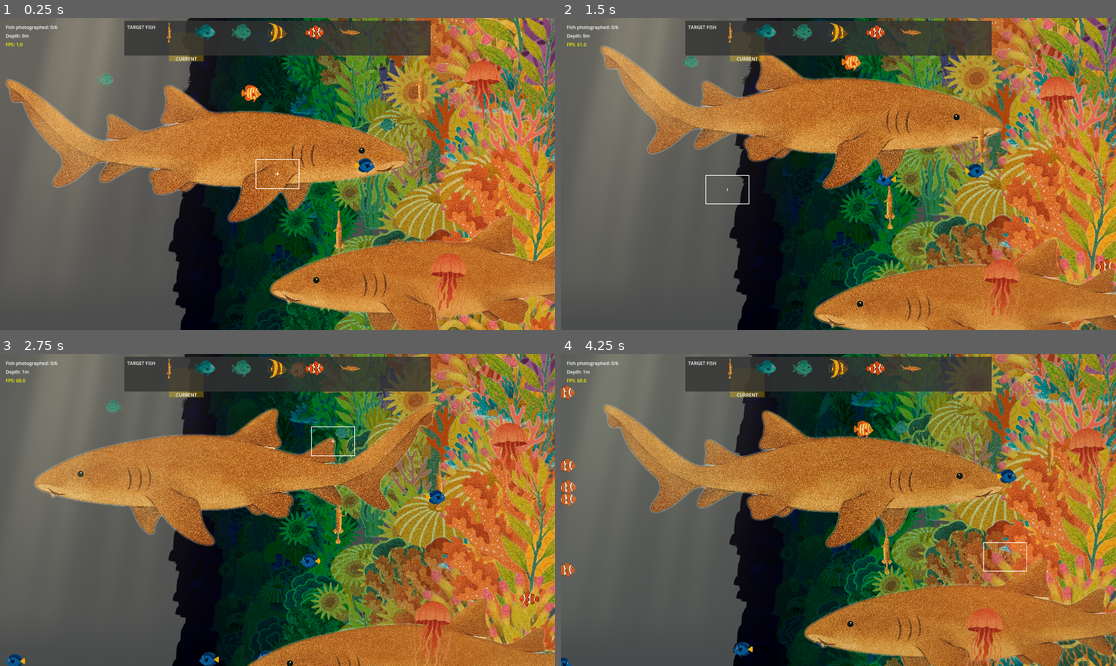
Above: before the commit, frames 1-4 (two rows, left to right).
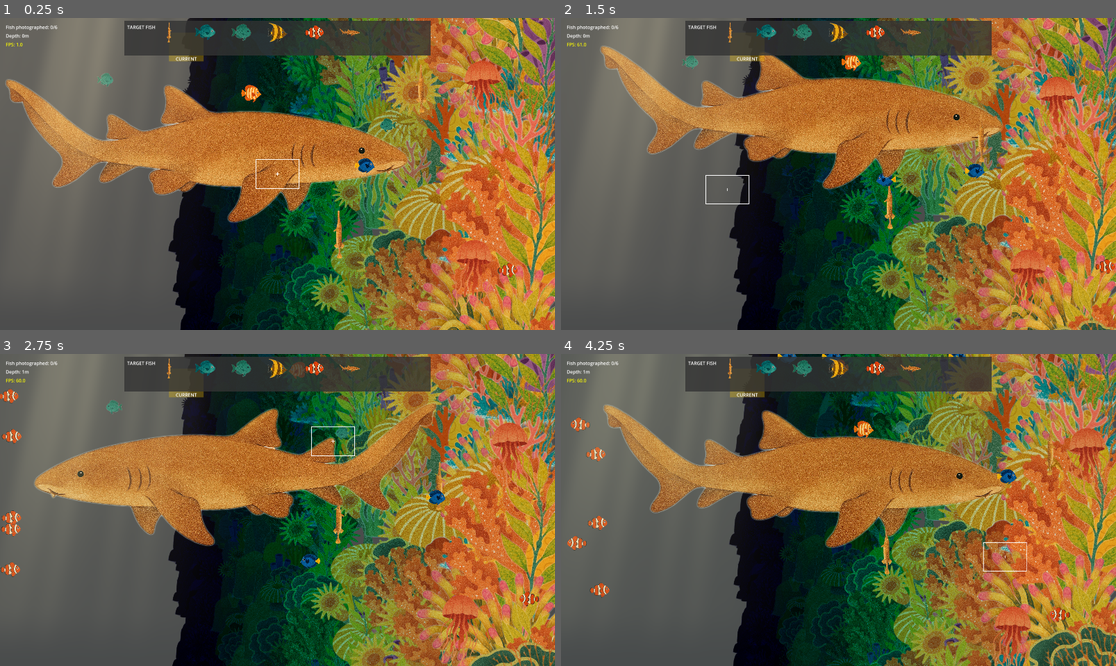
Above: after the commit, the same moments.

Repository: awlego/DepthPerception
Game: Godot game, scene res://main.tscn
The game is run twice, just before and just after one commit, with the same random seed, the same clock (stepped at 60 frames per second) and the same inputs.
Inputs (mouse positions are in pixels of both pictures, inside the frame that each line leads up to):
- Up to frame 1 (0.25 s): no input
- Up to frame 2 (1.5 s): tap Enter at 0.5 s; move the mouse to (960, 158) at 0.52 s; hold Right 0.53-1.28 s; tap F at 0.6, 1.35 s; click (960, 158) at 0.67 s; move the mouse to (727, 189) at 1.27 s; hold Down from 1.28 s (still down)
- Up to frame 3 (2.75 s): move the mouse to (333, 441) at 2.02 s; release Down at 2.03 s; hold Right from 2.03 s (still down); tap F at 2.1 s
- Up to frame 4 (4.25 s): move the mouse to (810, 572) at 2.77 s; release Right at 2.78 s; hold Up 2.78-3.53 s; tap F at 2.85, 3.6 s; click (810, 572) at 2.92 s; move the mouse to (1005, 556) at 3.52 s; hold Left from 3.53 s (still down)

The runs differ from the first frame. In frame 1, 9.7% of the frame differs, in the area x 48-100%, y 63-100%; in frame 2, 9.1%; in frame 3, 6.8%; in frame 4, 12%, in the area x 0-100%, y 0-100%.

Commit message:
updates to fish manager

Diff:
--- a/scenes/fish_manager.gd
+++ b/scenes/fish_manager.gd
@@ -41,7 +41,7 @@
 		print("Warning: Player node not found. Using default position.")
 
 # Helper function to add fish entries with consistent parameter order
-func add_fish_entry(entries_array, texture, name, scale, depth_range, sound, rarity, dangerous, swim_style, school_size, z_index_range=Vector2(-20, 10)):
+func add_fish_entry(entries_array, texture, name, scale, depth_range, sound, rarity, dangerous, swim_style, school_size, z_index_range=Vector2(-20, 10), target_count=5):
 	entries_array.append({
 		"texture_path": texture,
 		"fish_name": name,
@@ -52,7 +52,8 @@
 		"is_dangerous": dangerous,
 		"swim_style": swim_style,
 		"school_size": school_size,
-		"z_index_range": z_index_range
+		"z_index_range": z_index_range,
+		"target_count": target_count  # New parameter for target count
 	})
 
 # Load fish database from configuration
@@ -61,47 +62,47 @@
 	var fish_entries = []
 
 	# Common small fish (shallow water)
-	add_fish_entry(fish_entries, "res://assets/fish/fish1.png", "Blue Tang", 0.15, Vector2(0, 70), "res://assets/sounds/fish_bubble1.mp3", 1.0, false, "normal", 3, Vector2(-15, 15))
-	add_fish_entry(fish_entries, "res://assets/fish/fish2.png", "Clownfish", 0.15, Vector2(0, 60), "res://assets/sounds/fish_bubble1.mp3", 1.0, false, "normal", 2, Vector2(-15, 15))
-	add_fish_entry(fish_entries, "res://assets/fish/fish3.png", "Yellow Tang", 0.15, Vector2(0, 80), "res://assets/sounds/fish_bubble2.mp3", 0.9, false, "normal", 5, Vector2(-15, 15))
-	add_fish_entry(fish_entries, "res://assets/fish/fish4.png", "Moorish Idol", 0.14, Vector2(10, 100), "res://assets/sounds/fish_bubble2.mp3", 0.8, false, "normal", 2, Vector2(-15, 15))
-	add_fish_entry(fish_entries, "res://assets/fish/fish5.png", "Butterflyfish", 0.13, Vector2(0, 90), "res://assets/sounds/fish_bubble1.mp3", 0.9, false, "normal", 3, Vector2(-15, 15))
-	add_fish_entry(fish_entries, "res://assets/fish/fish16.png", "TrumpetFish", 0.12, Vector2(0, 100), "res://assets/sounds/fish_bubble1.mp3", 0.8, false, "normal", 2, Vector2(-15, 15))
-	add_fish_entry(fish_entries, "res://assets/fish/shark15foot.png", "Nurse Shark", 1.0, Vector2(0, 80), "res://assets/sounds/shark1.mp3", 0.7, false, "normal", 3, Vector2(-15, 15))
+	add_fish_entry(fish_entries, "res://assets/fish/fish1.png", "Blue Tang", 0.15, Vector2(0, 70), "res://assets/sounds/fish_bubble1.mp3", 1.0, false, "normal", 3, Vector2(-15, 15), 15)
+	add_fish_entry(fish_entries, "res://assets/fish/fish2.png", "Clownfish", 0.15, Vector2(0, 60), "res://assets/sounds/fish_bubble1.mp3", 1.0, false, "normal", 2, Vector2(-15, 15), 15)
+	add_fish_entry(fish_entries, "res://assets/fish/fish3.png", "Yellow Tang", 0.15, Vector2(0, 80), "res://assets/sounds/fish_bubble2.mp3", 0.9, false, "normal", 5, Vector2(-15, 15), 5)
+	add_fish_entry(fish_entries, "res://assets/fish/fish4.png", "Moorish Idol", 0.14, Vector2(10, 100), "res://assets/sounds/fish_bubble2.mp3", 0.8, false, "normal", 2, Vector2(-15, 15), 3)
+	add_fish_entry(fish_entries, "res://assets/fish/fish5.png", "Butterflyfish", 0.13, Vector2(0, 90), "res://assets/sounds/fish_bubble1.mp3", 0.9, false, "normal", 3, Vector2(-15, 15), 4)
+	add_fish_entry(fish_entries, "res://assets/fish/fish16.png", "TrumpetFish", 0.12, Vector2(0, 100), "res://assets/sounds/fish_bubble1.mp3", 0.8, false, "normal", 2, Vector2(-15, 15), 2)
+	add_fish_entry(fish_entries, "res://assets/fish/shark15foot.png", "Nurse Shark", 1.0, Vector2(0, 80), "res://assets/sounds/shark1.mp3", 0.7, false, "normal", 3, Vector2(-15, 15), 1)
 
 	# Mid-water fish
-	add_fish_entry(fish_entries, "res://assets/fish/fish6.png", "Parrotfish", 0.20, Vector2(50, 150), "res://assets/sounds/fish_medium1.mp3", 0.8, false, "normal", 1, Vector2(0, 10))
-	add_fish_entry(fish_entries, "res://assets/fish/fish7.png", "Angelfish", 0.18, Vector2(40, 140), "res://assets/sounds/fish_medium2.mp3", 0.7, false, "normal", 2, Vector2(0, 10))
-	add_fish_entry(fish_entries, "res://assets/fish/fish8.png", "Triggerfish", 0.22, Vector2(60, 170), "res://assets/sounds/fish_medium1.mp3", 0.6, false, "erratic", 1, Vector2(0, 10))
-	add_fish_entry(fish_entries, "res://assets/fish/fish9.png", "Wrasse", 0.17, Vector2(30, 130), "res://assets/sounds/fish_medium2.mp3", 0.75, false, "normal", 1, Vector2(0, 10))
-	add_fish_entry(fish_entries, "res://assets/fish/fish10.png", "Filefish", 0.19, Vector2(50, 160), "res://assets/sounds/fish_medium1.mp3", 0.65, false, "slow", 1, Vector2(0, 10))
+	add_fish_entry(fish_entries, "res://assets/fish/fish6.png", "Parrotfish", 0.20, Vector2(50, 150), "res://assets/sounds/fish_medium1.mp3", 0.8, false, "normal", 1, Vector2(0, 10), 1)
+	add_fish_entry(fish_entries, "res://assets/fish/fish7.png", "Angelfish", 0.18, Vector2(40, 140), "res://assets/sounds/fish_medium2.mp3", 0.7, false, "normal", 2, Vector2(0, 10), 2)
+	add_fish_entry(fish_entries, "res://assets/fish/fish8.png", "Triggerfish", 0.22, Vector2(60, 170), "res://assets/sounds/fish_medium1.mp3", 0.6, false, "erratic", 1, Vector2(0, 10), 1)
+	add_fish_entry(fish_entries, "res://assets/fish/fish9.png", "Wrasse", 0.17, Vector2(30, 130), "res://assets/sounds/fish_medium2.mp3", 0.75, false, "normal", 1, Vector2(0, 10), 2)
+	add_fish_entry(fish_entries, "res://assets/fish/fish10.png", "Filefish", 0.19, Vector2(50, 160), "res://assets/sounds/fish_medium1.mp3", 0.65, false, "slow", 1, Vector2(0, 10), 3)
 
 	# Deeper fish
-	add_fish_entry(fish_entries, "res://assets/fish/fish11.png", "Grouper", 0.25, Vector2(120, 250), "res://assets/sounds/fish_deep1.mp3", 0.5, false, "slow", 1, Vector2(0, 10))
-	add_fish_entry(fish_entries, "res://assets/fish/fish12.png", "Barracuda", 0.28, Vector2(100, 300), "res://assets/sounds/fish_deep2.mp3", 0.4, true, "erratic", 1, Vector2(0, 10))
-	add_fish_entry(fish_entries, "res://assets/fish/fish13.png", "Tuna", 0.3, Vector2(150, 400), "res://assets/sounds/fish_deep1.mp3", 0.45, false, "normal", 2, Vector2(0, 10))
-	add_fish_entry(fish_entries, "res://assets/fish/fish14.png", "Marlin", 0.35, Vector2(180, 350), "res://assets/sounds/fish_deep2.mp3", 0.35, true, "erratic", 1, Vector2(0, 10))
-	add_fish_entry(fish_entries, "res://assets/fish/fish15.png", "Mahi-Mahi", 0.27, Vector2(120, 280), "res://assets/sounds/fish_deep1.mp3", 0.55, false, "normal", 1, Vector2(0, 10))
+	add_fish_entry(fish_entries, "res://assets/fish/fish11.png", "Grouper", 0.25, Vector2(120, 250), "res://assets/sounds/fish_deep1.mp3", 0.5, false, "slow", 1, Vector2(0, 10), 4)
+	add_fish_entry(fish_entries, "res://assets/fish/fish12.png", "Barracuda", 0.28, Vector2(100, 300), "res://assets/sounds/fish_deep2.mp3", 0.4, true, "erratic", 1, Vector2(0, 10), 2)
+	add_fish_entry(fish_entries, "res://assets/fish/fish13.png", "Tuna", 0.3, Vector2(150, 400), "res://assets/sounds/fish_deep1.mp3", 0.45, false, "normal", 2, Vector2(0, 10), 3)
+	add_fish_entry(fish_entries, "res://assets/fish/fish14.png", "Marlin", 0.35, Vector2(180, 350), "res://assets/sounds/fish_deep2.mp3", 0.35, true, "erratic", 1, Vector2(0, 10), 2)
+	add_fish_entry(fish_entries, "res://assets/fish/fish15.png", "Mahi-Mahi", 0.27, Vector2(120, 280), "res://assets/sounds/fish_deep1.mp3", 0.55, false, "normal", 1, Vector2(0, 10), 3)
 
 	# Special creatures
-	add_fish_entry(fish_entries, "res://assets/fish/jellyfish1.png", "Jellyfish", 0.23, Vector2(0, 400), "res://assets/sounds/jellyfish.mp3", 0.6, true, "slow", 2, Vector2(0, 10))
-	add_fish_entry(fish_entries, "res://assets/fish/angler2.png", "Small Anglerfish", 0.25, Vector2(350, 600), "res://assets/sounds/angler.mp3", 0.3, true, "erratic", 1, Vector2(0, 10))
-	add_fish_entry(fish_entries, "res://assets/fish/anglerfish.png", "Anglerfish", 0.35, Vector2(400, 800), "res://assets/sounds/angler.mp3", 0.2, true, "erratic", 1, Vector2(0, 10))
-	add_fish_entry(fish_entries, "res://assets/fish/angler3.png", "Deep Anglerfish", 0.4, Vector2(600, 1000), "res://assets/sounds/angler.mp3", 0.15, true, "erratic", 1, Vector2(0, 10))
+	add_fish_entry(fish_entries, "res://assets/fish/jellyfish1.png", "Jellyfish", 0.23, Vector2(0, 400), "res://assets/sounds/jellyfish.mp3", 0.6, true, "slow", 2, Vector2(0, 10), 2)
+	add_fish_entry(fish_entries, "res://assets/fish/angler2.png", "Small Anglerfish", 0.25, Vector2(350, 600), "res://assets/sounds/angler.mp3", 0.3, true, "erratic", 1, Vector2(0, 10), 1)
+	add_fish_entry(fish_entries, "res://assets/fish/anglerfish.png", "Anglerfish", 0.35, Vector2(400, 800), "res://assets/sounds/angler.mp3", 0.2, true, "erratic", 1, Vector2(0, 10), 1)
+	add_fish_entry(fish_entries, "res://assets/fish/angler3.png", "Deep Anglerfish", 0.4, Vector2(600, 1000), "res://assets/sounds/angler.mp3", 0.15, true, "erratic", 1, Vector2(0, 10), 1)
 
 	# Eels
-	add_fish_entry(fish_entries, "res://assets/fish/eel.png", "Moray Eel", 0.3, Vector2(150, 500), "res://assets/sounds/eel.mp3", 0.4, true, "slow", 1, Vector2(0, 10))
-	add_fish_entry(fish_entries, "res://assets/fish/spottedeel.png", "Spotted Eel", 0.28, Vector2(200, 600), "res://assets/sounds/eel.mp3", 0.35, true, "slow", 1, Vector2(0, 10))
+	add_fish_entry(fish_entries, "res://assets/fish/eel.png", "Moray Eel", 0.3, Vector2(150, 500), "res://assets/sounds/eel.mp3", 0.4, true, "slow", 1, Vector2(0, 10), 2)
+	add_fish_entry(fish_entries, "res://assets/fish/spottedeel.png", "Spotted Eel", 0.28, Vector2(200, 600), "res://assets/sounds/eel.mp3", 0.35, true, "slow", 1, Vector2(0, 10), 2)
 
 	# Larger creatures
-	add_fish_entry(fish_entries, "res://assets/fish/ray1.png", "Manta Ray", 0.45, Vector2(200, 700), "res://assets/sounds/ray.mp3", 0.3, false, "slow", 1, Vector2(0, 10))
-	add_fish_entry(fish_entries, "res://assets/fish/seahorse.png", "Seahorse", 0.2, Vector2(50, 200), "res://assets/sounds/seahorse.mp3", 0.5, false, "stationary", 1, Vector2(0, 10))
-	add_fish_entry(fish_entries, "res://assets/fish/turtle.png", "Sea Turtle", 0.4, Vector2(100, 400), "res://assets/sounds/turtle.mp3", 0.35, false, "slow", 1, Vector2(0, 10))
-	add_fish_entry(fish_entries, "res://assets/fish/hammerhead.png", "Hammerhead Shark", 0.5, Vector2(300, 800), "res://assets/sounds/shark.mp3", 0.25, true, "normal", 1, Vector2(0, 10))
+	add_fish_entry(fish_entries, "res://assets/fish/ray1.png", "Manta Ray", 0.45, Vector2(200, 700), "res://assets/sounds/ray.mp3", 0.3, false, "slow", 1, Vector2(0, 10), 1)
+	add_fish_entry(fish_entries, "res://assets/fish/seahorse.png", "Seahorse", 0.2, Vector2(50, 200), "res://assets/sounds/seahorse.mp3", 0.5, false, "stationary", 1, Vector2(0, 10), 2)
+	add_fish_entry(fish_entries, "res://assets/fish/turtle.png", "Sea Turtle", 0.4, Vector2(100, 400), "res://assets/sounds/turtle.mp3", 0.35, false, "slow", 1, Vector2(0, 10), 3)
+	add_fish_entry(fish_entries, "res://assets/fish/hammerhead.png", "Hammerhead Shark", 0.5, Vector2(300, 800), "res://assets/sounds/shark.mp3", 0.25, true, "normal", 1, Vector2(0, 10), 2)
 
 	# Rare deep creatures
-	add_fish_entry(fish_entries, "res://assets/fish/whale.png", "Whale", 2.0, Vector2(500, 1000), "res://assets/sounds/whale.mp3", 0.1, false, "slow", 1, Vector2(-20, -10))
-	add_fish_entry(fish_entries, "res://assets/fish/whale2.png", "Humpback Whale", 2.0, Vector2(400, 900), "res://assets/sounds/whale.mp3", 0.08, false, "slow", 1, Vector2(-20, -10))
+	add_fish_entry(fish_entries, "res://assets/fish/whale.png", "Whale", 2.0, Vector2(500, 1000), "res://assets/sounds/whale.mp3", 0.1, false, "slow", 1, Vector2(-20, -10), 1)
+	add_fish_entry(fish_entries, "res://assets/fish/whale2.png", "Humpback Whale", 2.0, Vector2(400, 900), "res://assets/sounds/whale.mp3", 0.08, false, "slow", 1, Vector2(-20, -10), 1)
 
 	fish_database = fish_entries
 	print("Loaded " + str(fish_database.size()) + " fish types into database")
@@ -115,9 +116,14 @@
 	var valid_fish = []
 	for fish_data in fish_database:
 		if current_depth >= fish_data.depth_range.x and current_depth <= fish_data.depth_range.y:
-			# Apply rarity filter
-			if randf() <= fish_data.rarity:
-				valid_fish.append(fish_data)
+			# Count current instances of this fish type
+			var current_count = count_fish_of_type(fish_data.fish_name)
+
+			# Only consider fish types that haven't reached their target count
+			if current_count < fish_data.target_count:
+				# Apply rarity filter
+				if randf() <= fish_data.rarity:
+					valid_fish.append(fish_data)
 
 	if valid_fish.size() == 0:
 		return  # No valid fish for this depth
@@ -189,6 +195,14 @@
 				# Explicitly update sprite orientation after setting velocity
 				fish_instance.update_sprite_orientation()
 
+# Helper function to count fish of a specific type
+func count_fish_of_type(fish_name):
+	var count = 0
+	for fish in active_fish:
+		if is_instance_valid(fish) and fish.fish_name == fish_name:
+			count += 1
+	return count
+
 # Update function with zone transition check
 func update_depth(new_depth):
 	# Check if we've entered a new depth zone
@@ -258,6 +272,13 @@
 		if active_fish.size() >= max_fish:
 			print("Warning: Max fish limit reached while ensuring zone species")
 			break
+
+		# Count current instances of this fish type
+		var current_count = count_fish_of_type(fish_data.fish_name)
+
+		# Skip if we've already reached target count for this fish
+		if current_count >= fish_data.target_count:
+			continue
 
 		# Check if texture exists before spawning
 		if !ResourceLoader.exists(fish_data.texture_path):
